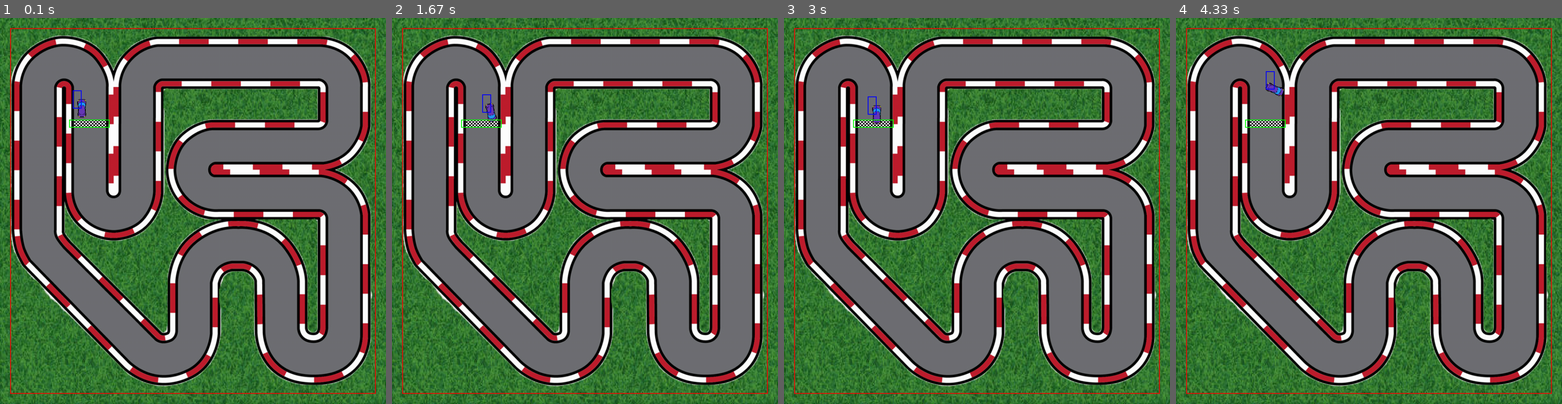
Above: before the commit, frames 1-4 (left to right).
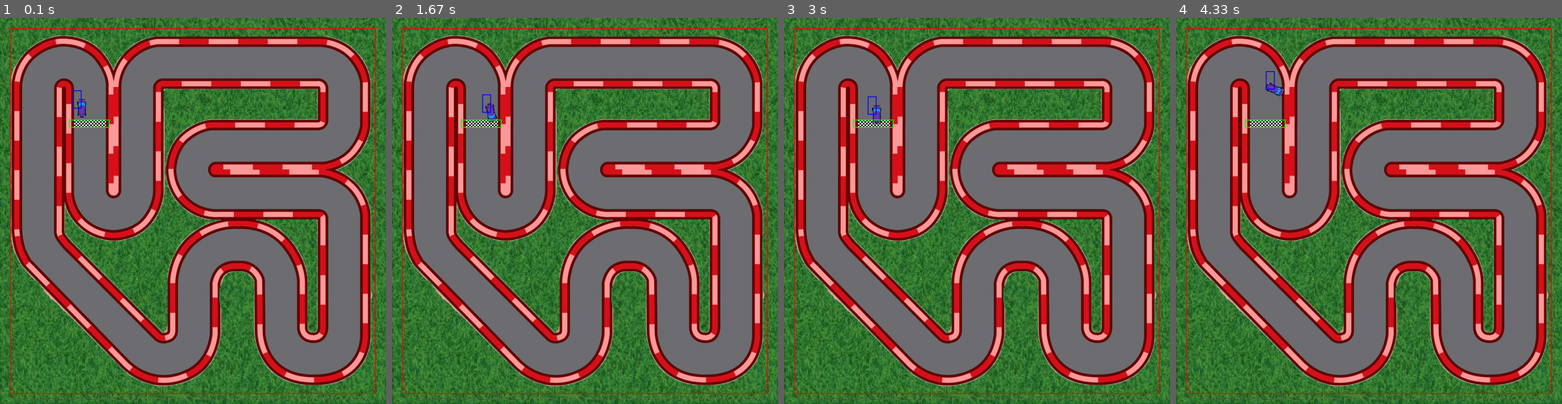
Above: after the commit, the same moments.

Repository: AmirmasoudCS/Pygame-Course
Game: pygame game, started from project_04/main.py
Same seed, same stepped clock (60 frames per second), same inputs: the game is played once before the commit and once after it.
Inputs:
- Up to frame 1 (0.1 s): no input
- Up to frame 2 (1.67 s): hold D 0.33-0.8 s; hold W 0.83-1.13 s; hold D 1.17-1.63 s
- Up to frame 3 (3 s): hold A 1.67-2.2 s; hold S 2.23-2.53 s; hold A 2.57-2.97 s
- Up to frame 4 (4.33 s): hold W 3-3.37 s; hold D 3.4-4.03 s; hold S from 4.07 s (still down)

The runs differ from the first frame. In frame 1, 23% of the frame differs, in the area x 2-97%, y 4-96%; in frame 2, 23%; in frame 3, 23%; in frame 4, 23%.

Commit message:
Calling the mask drawer inside our main draw function

Diff:
--- a/project_04/main.py
+++ b/project_04/main.py
@@ -123,6 +123,8 @@
     for image, position in IMAGES:
         window.blit(image, position)
 
+    draw_mask_outline(window, BORDER_MASK, BORDER_RECT)
+
     player_car.draw(window)
 
     # Show border rectangle
